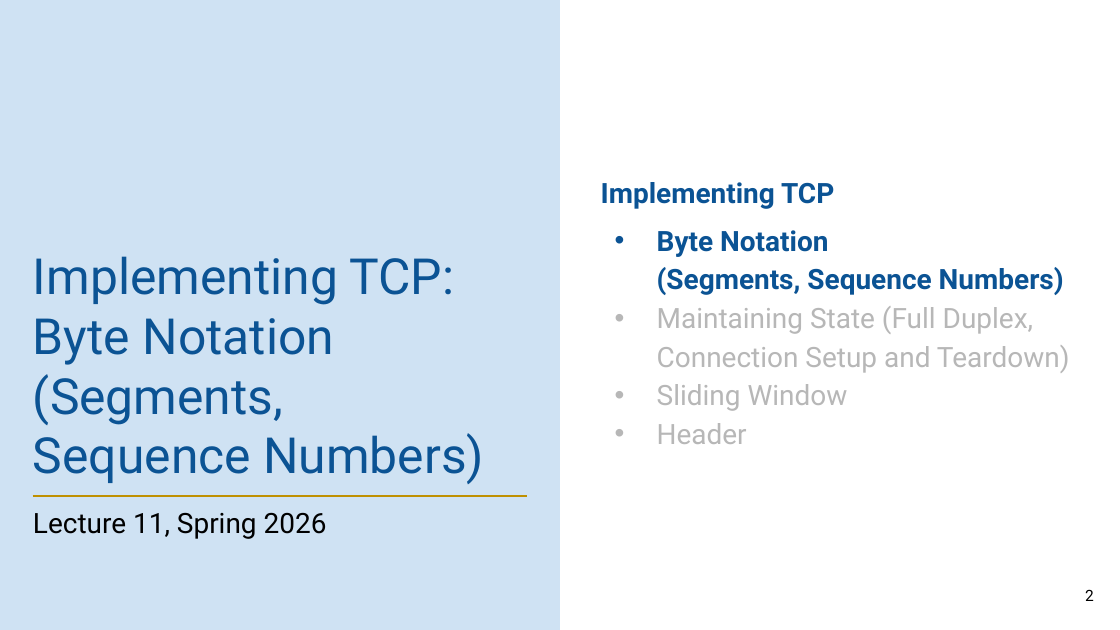
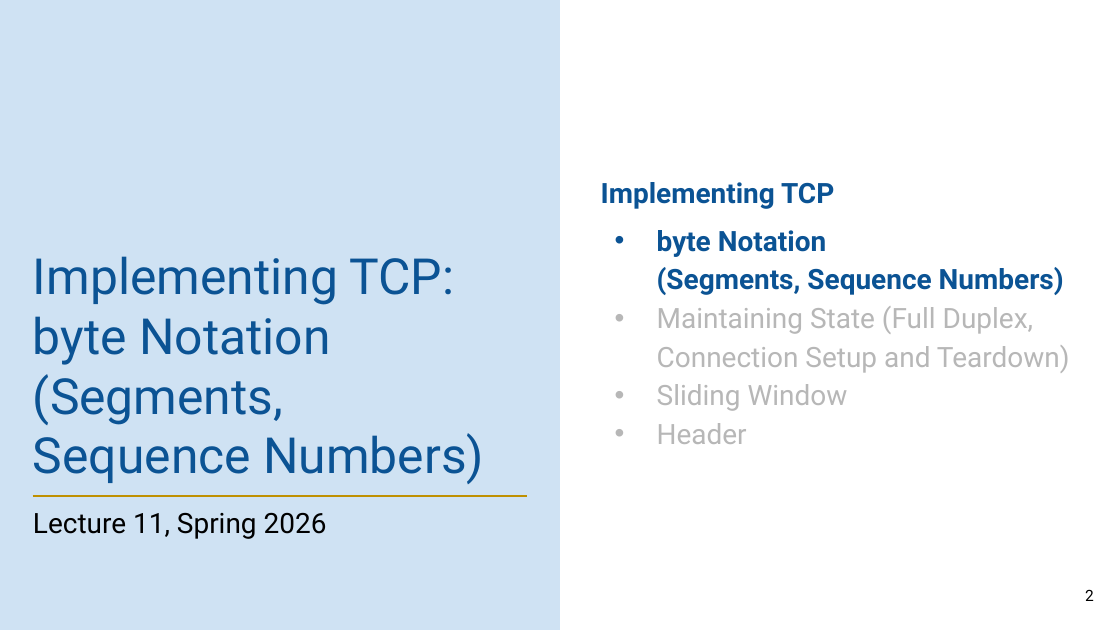
Before and after one commit to guhofstra/CSC175Sp26, a slide deck: slide 2 of PPTs/Lecture 11 - TCP Implementation.pptx. Drawn at 1120x630 pixels with LibreOffice and Linux fonts; fonts in the diff are those of the drawing. Boxes give left, top, right and bottom in pixels: in the first picture for what was removed or moved away, otherwise in the second. Text is boxed around its words. In the diff, an @@ line names an element or a change of style, - is before the commit and + after.

```diff
--- a/PPTs/Lecture 11 - TCP Implementation.pptx
+++ b/PPTs/Lecture 11 - TCP Implementation.pptx
@@ text at [657,230,1064,295]: text changed @@
-• Byte Notation
-  (Segments, Sequence Numbers)
+• byte Notation
+  (Segments, Sequence Numbers)
@@ title at [33,256,484,484]: text changed @@
-Implementing TCP: Byte Notation (Segments, Sequence Numbers)
+Implementing TCP: byte Notation (Segments, Sequence Numbers)
```
Also in this commit, not shown: 8 other slides changed, 7 slides added, 13 other files.
